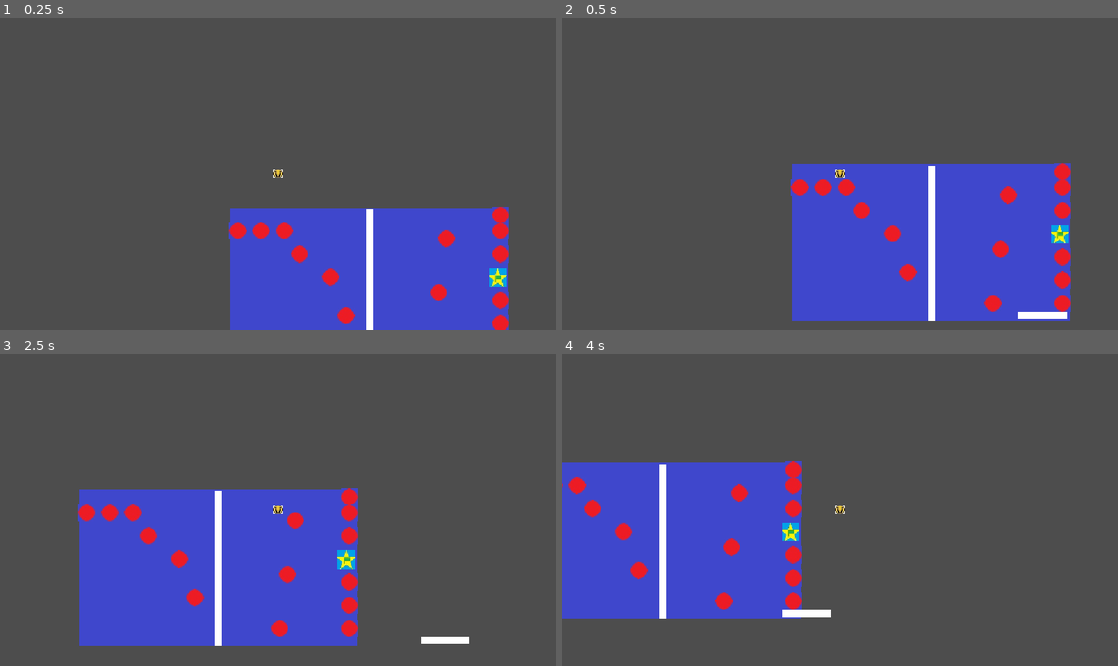
Above: before the commit, frames 1-4 (two rows, left to right).
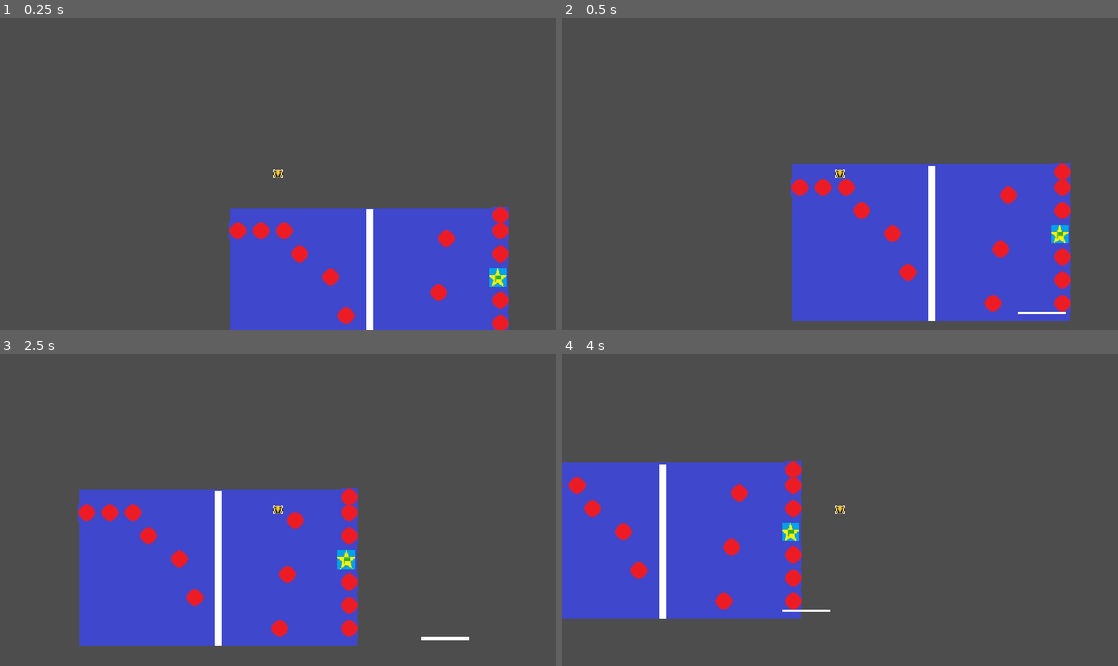
Above: after the commit, the same moments.

Repository: isobel-p/haven
Game: Godot game, scene res://game.tscn
Same seed, same stepped clock (60 frames per second), same inputs: the game is played once before the commit and once after it.
Inputs:
- Up to frame 1 (0.25 s): no input
- Up to frame 2 (0.5 s): no input
- Up to frame 3 (2.5 s): hold Right (right) 0.53-2.03 s; tap Up (jump) at 0.77, 1.52 s; hold Left (left) from 2.03 s (still down)
- Up to frame 4 (4 s): release Left (left) at 2.78 s; hold Right (right) from 2.78 s (still down); tap Up (jump) at 3.02, 3.77 s

Frame 1 is identical in both runs. In frame 2, 0.1% of the frame differs, in the area x 82-91%, y 94-97%; in frame 3, 0.1%; in frame 4, 0.2%, in the area x 39-49%, y 81-85%.

Commit message:
Update paddle size

Diff:
--- a/paddle2.tscn
+++ b/paddle2.tscn
@@ -3,7 +3,7 @@
 [ext_resource type="Script" uid="uid://b7vuf23ogna00" path="res://scripts/paddle2.gd" id="1_bm8fl"]
 
 [sub_resource type="RectangleShape2D" id="RectangleShape2D_i7i1h"]
-size = Vector2(109.25, 22)
+size = Vector2(102, 6.5)
 
 [node name="Paddle2" type="Node2D" unique_id=812565973]
 
@@ -11,17 +11,17 @@
 script = ExtResource("1_bm8fl")
 
 [node name="ColorRect" type="ColorRect" parent="AnimatableBody2D" unique_id=1547809541]
-offset_right = 101.0
-offset_bottom = 14.0
+offset_right = 100.0
+offset_bottom = 5.0
 
 [node name="CollisionShape2D" type="CollisionShape2D" parent="AnimatableBody2D" unique_id=1677371640]
-position = Vector2(49.75, 7.25)
+position = Vector2(50, 2.5)
 shape = SubResource("RectangleShape2D_i7i1h")
 
 [node name="Area2D" type="Area2D" parent="AnimatableBody2D" unique_id=1283164990]
 
 [node name="CollisionShape2D2" type="CollisionShape2D" parent="AnimatableBody2D/Area2D" unique_id=1354610395]
-position = Vector2(51.375, 6)
+position = Vector2(50, 2.75)
 shape = SubResource("RectangleShape2D_i7i1h")
 
 [connection signal="body_entered" from="AnimatableBody2D/Area2D" to="AnimatableBody2D" method="_on_area_2d_body_entered"]
